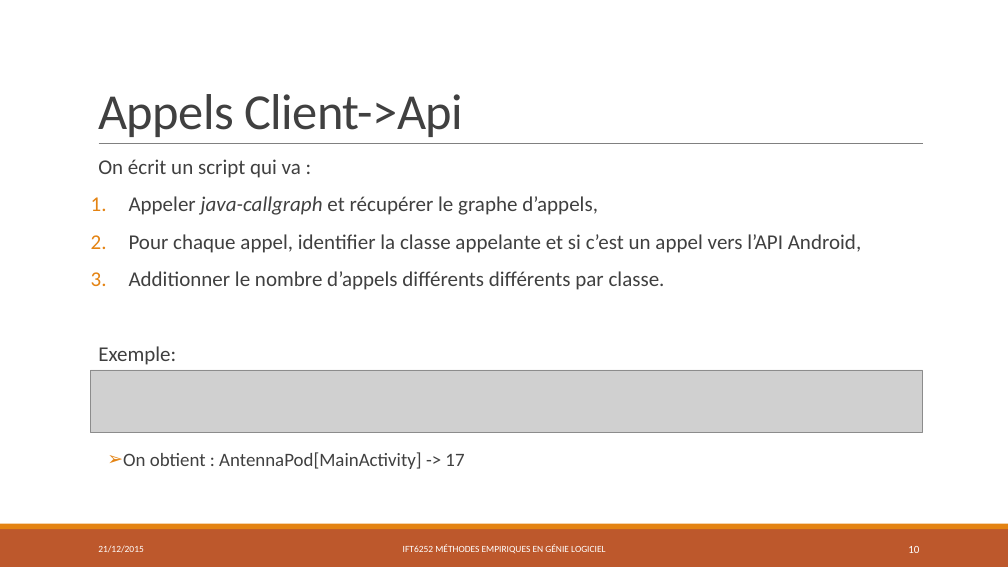
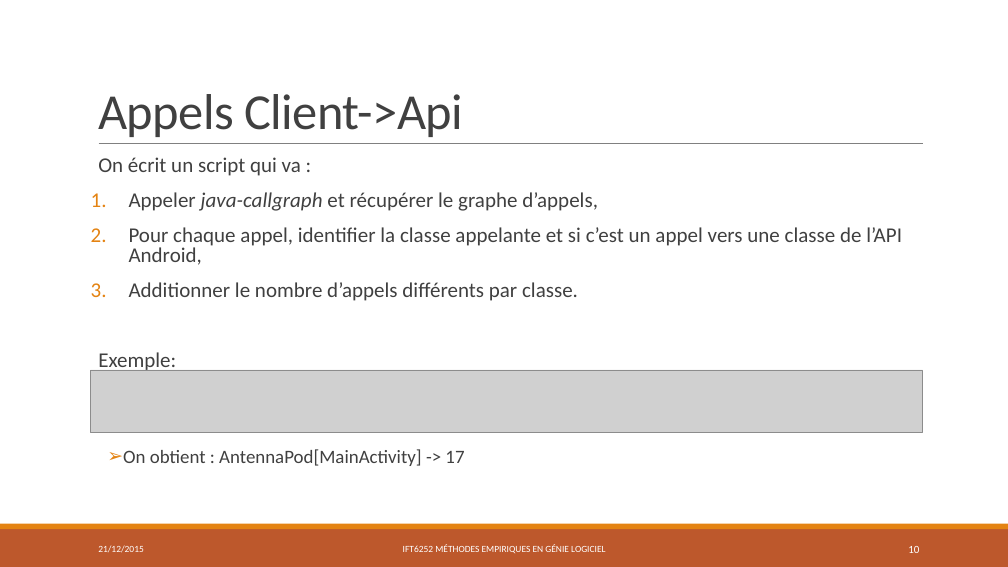
Before and after one commit to PierreGe/Android-defect-study, a slide deck: slide 10 of rapport/presentation/final.pptx. Drawn at 1008x567 pixels with LibreOffice and Linux fonts; fonts in the diff are those of the drawing; grey boxes stand for pictures. Boxes give left, top, right and bottom in pixels: in the first picture for what was removed or moved away, otherwise in the second. Text is boxed around its words. In the diff, an @@ line names an element or a change of style, - is before the commit and + after.

```diff
--- a/rapport/presentation/final.pptx
+++ b/rapport/presentation/final.pptx
@@ text at (x1=98, y1=157, x2=598, y2=466): line spacing 0.9 to 0.8 @@
@@ text at (x1=129, y1=227, x2=902, y2=301): text changed @@
-2. Pour chaque appel, identifier la classe appelante et si c’est un appel vers l’API Android,
-3. Additionner le nombre d’appels différents différents par classe.
+2. Pour chaque appel, identifier la classe appelante et si c’est un appel vers une classe de l’API Android,
+3. Additionner le nombre d’appels différents par classe.
```
Also in this commit, not shown: 13 other slides changed, 1 other file.
